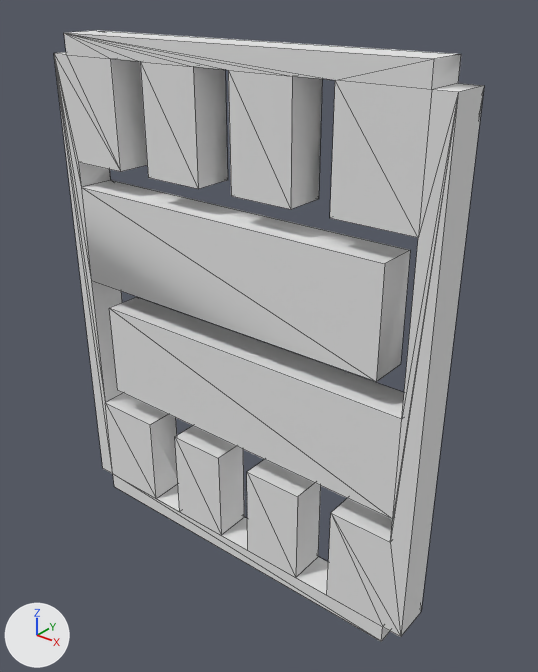
Before and after pictures for a commit that changed the OBJ model Models/6CorridorWorld.obj.
One viewpoint serves both versions: a 50 mm camera at (48.6, -39.8, 43.3) aimed at (16.9, -0.1, 18.8). Lighting does not change. The marker at lower left points along +X, +Y and +Z. Mesh edges are drawn as thin lines. Where no turn or scale is listed for an object, it has been applied to the vertices.

The first picture shows '6CorridorWorld'.
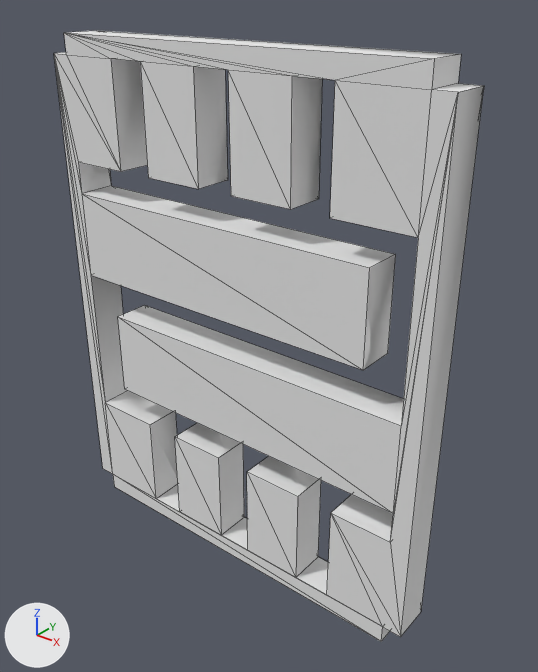
Commit message: Adding updated env

The change, as a list of edits to the scene's bpy script:
```text
Change me_6corridorworld:
    where me_6corridorworld.from_pydata(...)  # 98 vertices, 144 faces; spans x -1.5..31.5, y -3.1..0.0, z -1.5..39.5
    used by ob_6corridorworld; location = (0.0, 0.0, 0.0)
    me_6corridorworld part 1: all 2 vertices in x 28.0, y -3.1..0.0, z 20.0 are moved by (-1.0, 0.0, 0.5)
    me_6corridorworld part 2: all 2 vertices in x 0.0, y -3.1..0.0, z 28.0 are moved by (0.0, 0.0, -0.5)
    me_6corridorworld part 3: all 2 vertices in x 30.0, y -3.1..0.0, z 18.0 are moved by (0.0, 0.0, -0.5)
    me_6corridorworld part 4: all 2 vertices in x 0.0, y -3.1..0.0, z 20.0 are moved by (0.0, 0.0, 0.5)
    me_6corridorworld part 5: all 2 vertices in x 30.0, y -3.1..0.0, z 10.0 are moved by (0.0, 0.0, 0.5)
    me_6corridorworld part 6: all 2 vertices in x 2.0, y -3.1..0.0, z 18.0 are moved by (1.0, 0.0, -0.5)
    me_6corridorworld part 7: all 2 vertices in x 2.0, y -3.1..0.0, z 10.0 are moved by (1.0, 0.0, 0.5)
```

Location of each change, [x1, y1, x2, y2] in pixels of the pictures (538 x 672 px; the box of a moved part takes in the faces that stretch with it):
part 1 of me_6corridorworld, moved or reshaped
    before: [376, 250, 410, 382]
    after: [363, 254, 396, 370]
part 2 of me_6corridorworld, moved or reshaped
    before: [55, 60, 409, 381]
    after: [55, 60, 395, 370]
part 3 of me_6corridorworld, moved or reshaped
    before: [402, 95, 458, 414]
    after: [401, 95, 458, 423]
part 4 of me_6corridorworld, moved or reshaped
    before: [54, 56, 376, 402]
    after: [54, 56, 362, 402]
part 5 of me_6corridorworld, moved or reshaped
    both: [391, 97, 458, 535]
part 6 of me_6corridorworld, moved or reshaped
    before: [110, 297, 404, 519]
    after: [118, 305, 403, 513]
part 7 of me_6corridorworld, moved or reshaped
    before: [109, 308, 391, 519]
    after: [118, 317, 390, 512]
